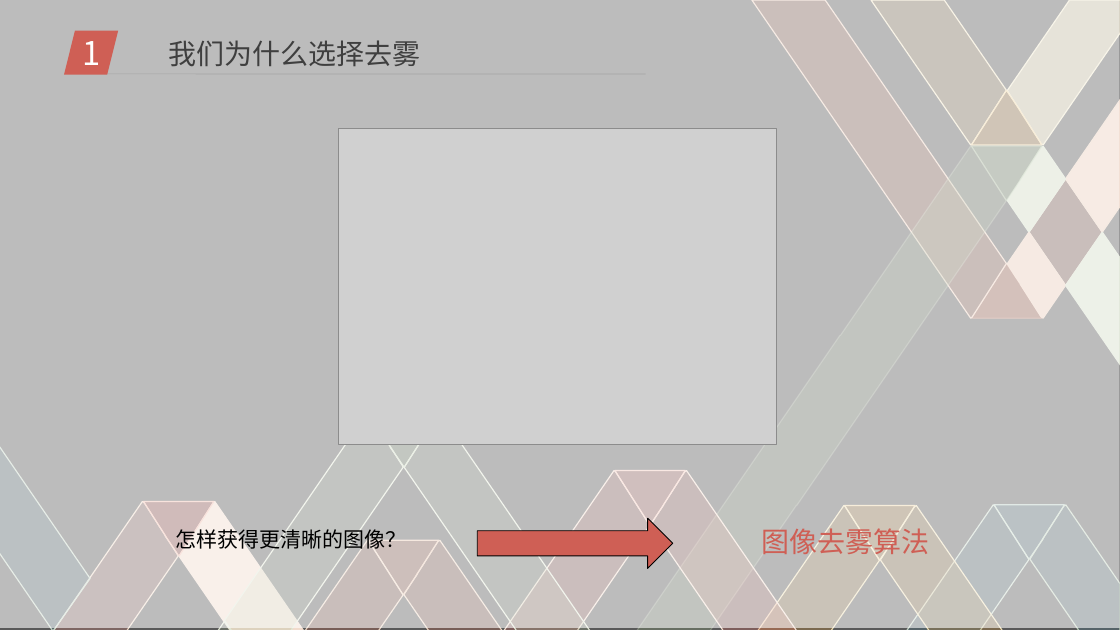
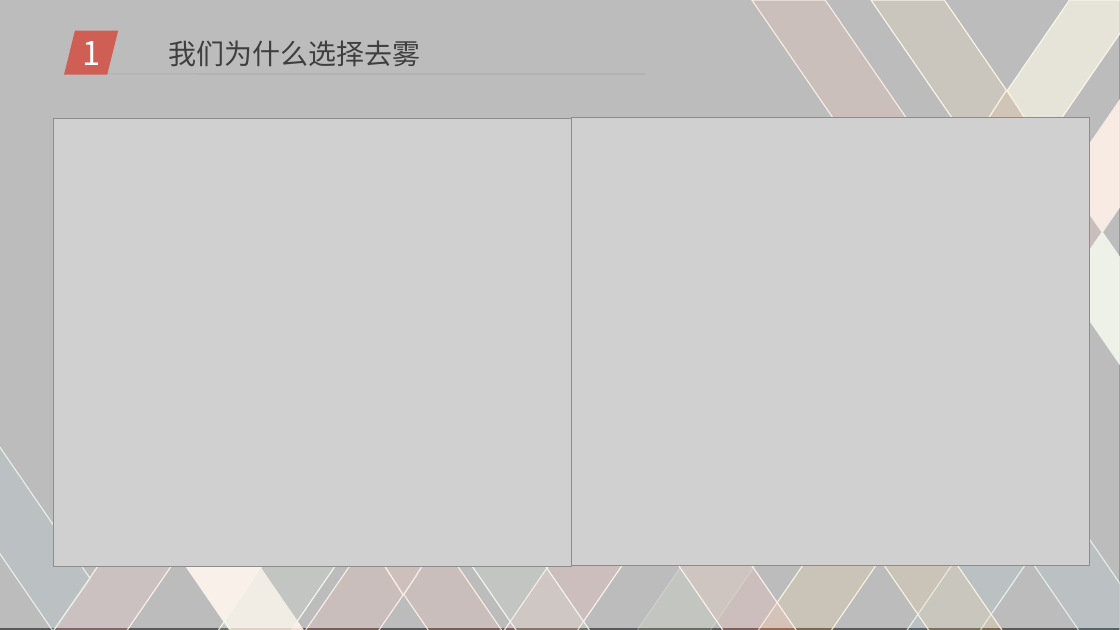
Before and after one commit to DigitalMedia2017-20/Mid-term, a slide deck: slide 4 of pre.ppt. Drawn at 1120x630 pixels with LibreOffice and Linux fonts; fonts in the diff are those of the drawing; grey boxes stand for pictures; background and template pictures are left out. Boxes give left, top, right and bottom in pixels: in the first picture for what was removed or moved away, otherwise in the second. Text is boxed around its words. In the diff, an @@ line names an element or a change of style, - is before the commit and + after.

Commit message:
ppt

```diff
--- a/pre.ppt
+++ b/pre.ppt
@@ picture: place and size @@
-picture at <box>338,128,776,443</box>
+picture at <box>53,118,571,565</box>
@@ picture added at <box>572,118,1090,565</box> @@
@@ freeform shape removed at <box>971,146,1042,201</box> @@
@@ freeform shape removed at <box>1007,146,1065,232</box> @@
@@ freeform shape removed at <box>1007,232,1065,317</box> @@
@@ freeform shape removed at <box>971,264,1042,318</box> @@
@@ freeform shape removed at <box>369,412,439,467</box> @@
@@ freeform shape removed at <box>615,470,685,525</box> @@
@@ freeform shape removed at <box>144,501,214,556</box> @@
@@ freeform shape removed at <box>845,505,915,560</box> @@
@@ freeform shape removed at <box>994,505,1065,559</box> @@
@@ text removed at <box>175,526,406,552</box> @@
-怎样获得更清晰的图像？
@@ right arrow removed at <box>477,518,673,568</box> @@
@@ text removed at <box>762,524,930,560</box> @@
-图像去雾算法
```
Also in this commit, not shown: 8 other slides changed, 3 slides added.
